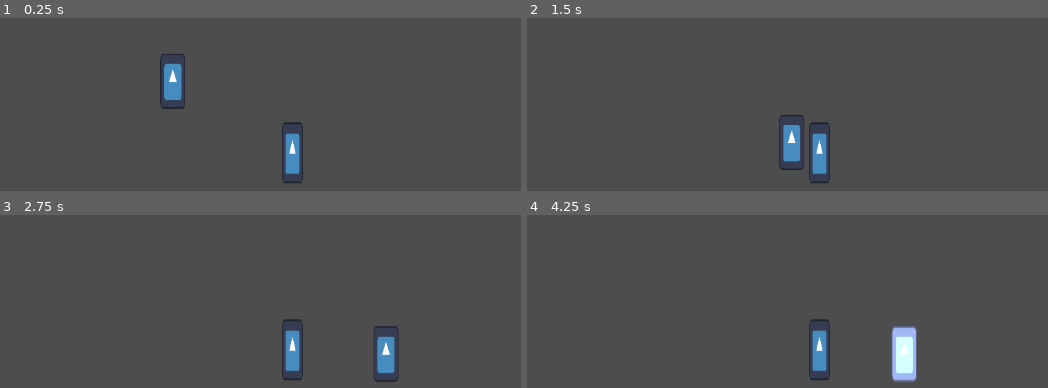
Above: before the commit, frames 1-4 (two rows, left to right).
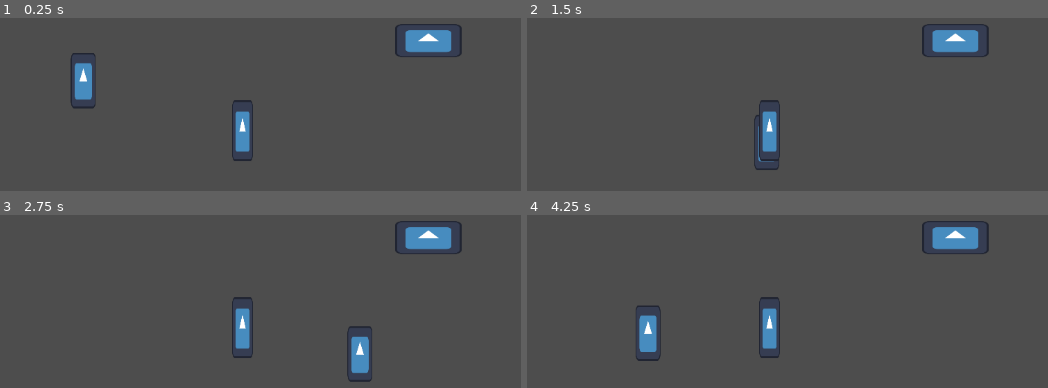
Above: after the commit, the same moments.

Repository: SamHam251/Tutle
Game: Godot game, scene res://scenes/test_scene.tscn
The game is run twice, just before and just after one commit, with the same random seed, the same clock (stepped at 60 frames per second) and the same inputs. The engine's default icon, where the game draws it, is replaced by a stand-in: a white triangle on a blue panel in a dark square.
Inputs (mouse positions are in pixels of both pictures, inside the frame that each line leads up to):
- Up to frame 1 (0.25 s): no input
- Up to frame 2 (1.5 s): tap Enter (ui_accept) at 0.5, 0.77, 0.8, 1.07, 1.35 s; move the mouse to (928, 68) at 0.52 s; hold Right (ui_right) from 0.53 s (still down); right-click (928, 68) at 0.6 s; move the mouse to (589, 113) at 1.27 s
- Up to frame 3 (2.75 s): tap Enter (ui_accept) at 1.52, 1.82, 2.3 s; right-click (62, 310) at 1.55 s; move the mouse to (outside the picture) at 2.02 s; release Right (ui_right) at 2.03 s; hold Left (ui_left) from 2.03 s (still down); right-click (outside the picture) at 2.1 s
- Up to frame 4 (4.25 s): move the mouse to (709, 377) at 2.77 s; release Left (ui_left) at 2.78 s; hold Right (ui_right) from 2.78 s (still down); right-click (709, 377) at 2.85 s; tap Enter (ui_accept) at 3.02, 3.32, 3.6, 3.77, 4.07 s; move the mouse to (990, 355) at 3.52 s

The runs differ from the first frame. In frame 1, 5.3% of the frame differs, in the area x 13-89%, y 3-96%; in frame 2, 4.4%; in frame 3, 5.4%; in frame 4, 5.8%, in the area x 20-89%, y 3-97%.

Commit message:
Enemy tweak, player tweak
Will be adding enemy air later

Diff:
--- a/character_body_2d.gd
+++ b/character_body_2d.gd
@@ -3,7 +3,7 @@
 
 const SPEED = 300.0
 const JUMP_VELOCITY = -400.0
-@onready var ParryTimer = $"../ParryTimer"
+@onready var ParryTimer = $"ParryTimer"
 @onready var original_color = $Sprite2D.modulate
 var up_or_down = 0
 var slashable = true
@@ -40,11 +40,11 @@
 		$Sprite2D.modulate = Color(original_color.r * 10, original_color.g * 10, original_color.b * 10, original_color.a)
 		ParryTimer.start()
 
-
 func _on_parry_timer_timeout() -> void:
 	$Sprite2D.modulate = original_color
 	Global.parry = false
 	Global.parried = false
+	print("hey")
 
 
 func _on_slash_timer_timeout() -> void:
@@ -61,4 +61,4 @@
 func update_facing_direction():
 	var direction = Input.get_vector("ui_left", "ui_right", "ui_up", "ui_down")
 	#if direction
-	print(direction)
+	#print(direction)
--- a/player.tscn
+++ b/player.tscn
@@ -8,45 +8,43 @@
 [sub_resource type="RectangleShape2D" id="RectangleShape2D_g4v7s"]
 size = Vector2(19, 29)
 
-[node name="Player" type="Node2D" unique_id=1982827751]
-
-[node name="PlayerBody" type="CharacterBody2D" parent="." unique_id=1280693685]
+[node name="Player" type="CharacterBody2D" unique_id=592343652 groups=["friendly"]]
 collision_layer = 17
 script = ExtResource("1_onrkg")
 
-[node name="CollisionShape2D" type="CollisionShape2D" parent="PlayerBody" unique_id=187735370]
+[node name="CollisionShape2D" type="CollisionShape2D" parent="." unique_id=187735370]
 shape = SubResource("CapsuleShape2D_g4v7s")
 
-[node name="Sprite2D" type="Sprite2D" parent="PlayerBody" unique_id=261331796]
+[node name="Sprite2D" type="Sprite2D" parent="." unique_id=261331796]
 position = Vector2(-0.4999981, -1)
 scale = Vector2(0.14843751, 0.24999999)
 texture = ExtResource("1_4flbx")
 
-[node name="RightSlash" type="Area2D" parent="PlayerBody" unique_id=848582825]
+[node name="RightSlash" type="Area2D" parent="." unique_id=848582825]
 monitoring = false
 
-[node name="CollisionShape2D" type="CollisionShape2D" parent="PlayerBody/RightSlash" unique_id=101777484]
+[node name="CollisionShape2D" type="CollisionShape2D" parent="RightSlash" unique_id=101777484]
 position = Vector2(18.5, -1.5)
 shape = SubResource("RectangleShape2D_g4v7s")
 
-[node name="UpSlash" type="Area2D" parent="PlayerBody" unique_id=1044539735]
+[node name="UpSlash" type="Area2D" parent="." unique_id=1044539735]
 monitoring = false
 
-[node name="CollisionShape2D" type="CollisionShape2D" parent="PlayerBody/UpSlash" unique_id=2042208991]
+[node name="CollisionShape2D" type="CollisionShape2D" parent="UpSlash" unique_id=2042208991]
 position = Vector2(-1, -30)
 shape = SubResource("RectangleShape2D_g4v7s")
 
-[node name="Pogo" type="Area2D" parent="PlayerBody" unique_id=1905850997]
+[node name="Pogo" type="Area2D" parent="." unique_id=1905850997]
 monitoring = false
 
-[node name="CollisionShape2D" type="CollisionShape2D" parent="PlayerBody/Pogo" unique_id=794778084]
+[node name="CollisionShape2D" type="CollisionShape2D" parent="Pogo" unique_id=794778084]
 position = Vector2(-1, 28)
 shape = SubResource("RectangleShape2D_g4v7s")
 
-[node name="LeftSlash" type="Area2D" parent="PlayerBody" unique_id=48371204]
+[node name="LeftSlash" type="Area2D" parent="." unique_id=48371204]
 monitoring = false
 
-[node name="CollisionShape2D" type="CollisionShape2D" parent="PlayerBody/LeftSlash" unique_id=2028553016]
+[node name="CollisionShape2D" type="CollisionShape2D" parent="LeftSlash" unique_id=2028553016]
 position = Vector2(-19, -1)
 shape = SubResource("RectangleShape2D_g4v7s")
 
@@ -57,7 +55,3 @@
 [node name="SlashTimer" type="Timer" parent="." unique_id=525837217]
 wait_time = 0.2
 one_shot = true
-
-[connection signal="body_entered" from="PlayerBody/LeftSlash" to="PlayerBody" method="_on_left_slash_body_entered"]
-[connection signal="timeout" from="ParryTimer" to="PlayerBody" method="_on_parry_timer_timeout"]
-[connection signal="timeout" from="SlashTimer" to="PlayerBody" method="_on_slash_timer_timeout"]
--- a/project.godot
+++ b/project.godot
@@ -18,3 +18,19 @@
 run/main_scene="uid://bodmhbgf8bybh"
 config/features=PackedStringArray("4.7", "Forward Plus")
 config/icon="res://icon.svg"
+
+[autoload]
+
+Global="*uid://ds45tmuhy7nk3"
+
+[global_group]
+
+friendly=""
+
+[input]
+
+Parry={
+"deadzone": 0.2,
+"events": [Object(InputEventMouseButton,"resource_local_to_scene":false,"resource_name":"","device":-1,"window_id":0,"alt_pressed":false,"shift_pressed":false,"ctrl_pressed":false,"meta_pressed":false,"button_mask":0,"position":Vector2(0, 0),"global_position":Vector2(0, 0),"factor":1.0,"button_index":2,"canceled":false,"pressed":false,"double_click":false,"script":null)
+]
+}
--- /dev/null
+++ b/scenes/enemy_air.tscn
@@ -0,0 +1,32 @@
+[gd_scene format=3 uid="uid://cygu13je36f3i"]
+
+[ext_resource type="Script" uid="uid://675xqyunanjm" path="res://scripts/enemy_air.gd" id="1_1wx6a"]
+[ext_resource type="Texture2D" uid="uid://barq67eed08is" path="res://icon.svg" id="1_a7ewt"]
+
+[sub_resource type="RectangleShape2D" id="RectangleShape2D_cvvuu"]
+size = Vector2(34, 14)
+
+[sub_resource type="CircleShape2D" id="CircleShape2D_a7ewt"]
+radius = 162.51923
+
+[node name="EnemyAir" type="CharacterBody2D" unique_id=1416769464]
+scale = Vector2(2, 2)
+collision_layer = 5
+script = ExtResource("1_1wx6a")
+
+[node name="Sprite2D" type="Sprite2D" parent="." unique_id=1886328244]
+scale = Vector2(0.37500003, 0.1875)
+texture = ExtResource("1_a7ewt")
+
+[node name="CollisionShape2D" type="CollisionShape2D" parent="." unique_id=1378516277]
+shape = SubResource("RectangleShape2D_cvvuu")
+
+[node name="DetectionRange" type="Area2D" parent="." unique_id=1769662769]
+collision_mask = 2
+
+[node name="CollisionShape2D" type="CollisionShape2D" parent="DetectionRange" unique_id=474396612]
+shape = SubResource("CircleShape2D_a7ewt")
+debug_color = Color(0.7, 0.7, 0.7, 0.13725491)
+
+[node name="RayCast2D" type="RayCast2D" parent="." unique_id=1872960686]
+target_position = Vector2(0, 100)
--- a/scenes/enemy.tscn
+++ b/scenes/enemy_ground.tscn
@@ -1,7 +1,7 @@
 [gd_scene format=3 uid="uid://b5myhbv8ntedf"]
 
-[ext_resource type="Script" uid="uid://nparxq5lq60g" path="res://scripts/enemy.gd" id="1_4gyqm"]
 [ext_resource type="Texture2D" uid="uid://barq67eed08is" path="res://icon.svg" id="1_7k104"]
+[ext_resource type="Script" uid="uid://nparxq5lq60g" path="res://scripts/enemy_ground.gd" id="1_s4x8n"]
 
 [sub_resource type="RectangleShape2D" id="RectangleShape2D_2fjjf"]
 size = Vector2(8, 25.5)
@@ -12,10 +12,10 @@
 [sub_resource type="RectangleShape2D" id="RectangleShape2D_ankee"]
 size = Vector2(184, 26)
 
-[node name="Enemy" type="CharacterBody2D" unique_id=593195625]
+[node name="EnemyGround" type="CharacterBody2D" unique_id=593195625]
 scale = Vector2(2, 2)
 collision_layer = 4
-script = ExtResource("1_4gyqm")
+script = ExtResource("1_s4x8n")
 
 [node name="Sprite2D" type="Sprite2D" parent="." unique_id=1183939404]
 scale = Vector2(0.140625, 0.3125)
@@ -26,14 +26,14 @@
 shape = SubResource("RectangleShape2D_2fjjf")
 
 [node name="DetectionRange" type="Area2D" parent="." unique_id=156871943]
-collision_mask = 2
+collision_mask = 16
 
 [node name="CollisionShape2D" type="CollisionShape2D" parent="DetectionRange" unique_id=684884795]
 shape = SubResource("CircleShape2D_ia1lp")
 debug_color = Color(0.7, 0.7, 0.7, 0.13725491)
 
 [node name="DashRange" type="Area2D" parent="." unique_id=1685161382]
-collision_mask = 3
+collision_mask = 17
 
 [node name="CollisionShape2D" type="CollisionShape2D" parent="DashRange" unique_id=1530890148]
 shape = SubResource("RectangleShape2D_ankee")
--- /dev/null
+++ b/scenes/game.tscn
@@ -0,0 +1,24 @@
+[gd_scene format=3 uid="uid://dsv1yaispraxf"]
+
+[ext_resource type="Texture2D" uid="uid://barq67eed08is" path="res://icon.svg" id="1_uwrxv"]
+[ext_resource type="PackedScene" uid="uid://oy67rn0cumj3" path="res://player.tscn" id="2_yqjtg"]
+
+[sub_resource type="RectangleShape2D" id="RectangleShape2D_cvvuu"]
+size = Vector2(1650, 152)
+
+[node name="Game" type="Node2D" unique_id=1783197433]
+
+[node name="StaticBody2D" type="StaticBody2D" parent="." unique_id=708615000]
+
+[node name="CollisionShape2D" type="CollisionShape2D" parent="StaticBody2D" unique_id=344124560]
+position = Vector2(572, 595)
+shape = SubResource("RectangleShape2D_cvvuu")
+
+[node name="Sprite2D" type="Sprite2D" parent="StaticBody2D/CollisionShape2D" unique_id=145422301]
+position = Vector2(-1.2636185e-05, -1.50203705e-05)
+scale = Vector2(12.890625, 1.1875)
+texture = ExtResource("1_uwrxv")
+
+[node name="Player" parent="." unique_id=592343652 instance=ExtResource("2_yqjtg")]
+position = Vector2(272, 441)
+scale = Vector2(2, 2)
--- a/scenes/target_dummy.tscn
+++ b/scenes/target_dummy.tscn
@@ -5,8 +5,8 @@
 [sub_resource type="RectangleShape2D" id="RectangleShape2D_cvvuu"]
 size = Vector2(16, 73)
 
-[node name="TargetDummy" type="CharacterBody2D" unique_id=1033528923]
-collision_layer = 2
+[node name="TargetDummy" type="CharacterBody2D" unique_id=1033528923 groups=["friendly"]]
+collision_layer = 16
 
 [node name="Sprite2D" type="Sprite2D" parent="." unique_id=1162025506]
 scale = Vector2(0.23437497, 0.68750006)
--- a/scenes/test_scene.tscn
+++ b/scenes/test_scene.tscn
@@ -1,14 +1,12 @@
 [gd_scene format=3 uid="uid://bodmhbgf8bybh"]
 
-[ext_resource type="PackedScene" uid="uid://b5myhbv8ntedf" path="res://scenes/enemy.tscn" id="1_j8ivh"]
+[ext_resource type="PackedScene" uid="uid://b5myhbv8ntedf" path="res://scenes/enemy_ground.tscn" id="1_j8ivh"]
 [ext_resource type="PackedScene" uid="uid://c7st1jkhe1230" path="res://scenes/target_dummy.tscn" id="2_nd71p"]
+[ext_resource type="PackedScene" uid="uid://cygu13je36f3i" path="res://scenes/enemy_air.tscn" id="3_nd71p"]
 
 [sub_resource type="WorldBoundaryShape2D" id="WorldBoundaryShape2D_cvvuu"]
 
 [node name="TestScene" type="Node2D" unique_id=237825052]
-
-[node name="Enemy" parent="." unique_id=593195625 instance=ExtResource("1_j8ivh")]
-position = Vector2(454, 282)
 
 [node name="TestFloor" type="StaticBody2D" parent="." unique_id=1354835978]
 
@@ -16,5 +14,11 @@
 position = Vector2(540, 458)
 shape = SubResource("WorldBoundaryShape2D_cvvuu")
 
-[node name="TargetDummy" parent="." unique_id=1033528923 groups=["friendly"] instance=ExtResource("2_nd71p")]
-position = Vector2(674, 414)
+[node name="EnemyGround" parent="." unique_id=593195625 instance=ExtResource("1_j8ivh")]
+position = Vector2(325, 281)
+
+[node name="EnemyAir" parent="." unique_id=1416769464 instance=ExtResource("3_nd71p")]
+position = Vector2(870, 252)
+
+[node name="TargetDummy" parent="." unique_id=1033528923 instance=ExtResource("2_nd71p")]
+position = Vector2(602, 382)
--- /dev/null
+++ b/scenes/test_scene_2.tscn
@@ -0,0 +1,25 @@
+[gd_scene format=3 uid="uid://bxo1yrta55v24"]
+
+[ext_resource type="PackedScene" uid="uid://b5myhbv8ntedf" path="res://scenes/enemy_ground.tscn" id="1_r8opr"]
+[ext_resource type="PackedScene" uid="uid://cygu13je36f3i" path="res://scenes/enemy_air.tscn" id="2_4ol47"]
+[ext_resource type="PackedScene" uid="uid://oy67rn0cumj3" path="res://player.tscn" id="3_4ol47"]
+
+[sub_resource type="WorldBoundaryShape2D" id="WorldBoundaryShape2D_i7v18"]
+
+[node name="TestScene2" type="Node2D" unique_id=1304894160]
+
+[node name="TestFloor" type="StaticBody2D" parent="." unique_id=1775672019]
+
+[node name="CollisionShape2D" type="CollisionShape2D" parent="TestFloor" unique_id=1596271423]
+position = Vector2(540, 458)
+shape = SubResource("WorldBoundaryShape2D_i7v18")
+
+[node name="EnemyGround" parent="." unique_id=593195625 instance=ExtResource("1_r8opr")]
+position = Vector2(325, 281)
+
+[node name="EnemyAir" parent="." unique_id=1416769464 instance=ExtResource("2_4ol47")]
+position = Vector2(870, 252)
+
+[node name="Player" parent="." unique_id=592343652 instance=ExtResource("3_4ol47")]
+position = Vector2(692, 389)
+scale = Vector2(2, 2)
--- /dev/null
+++ b/scripts/enemy_air.gd
@@ -0,0 +1,21 @@
+extends CharacterBody2D
+
+const SPEED = 300.0
+const HOVER_HEIGHT = -1000  # average height above the ground to hover
+
+
+func _physics_process(delta: float) -> void:
+
+	# Handle jump.
+	if Input.is_action_just_pressed("ui_accept") and is_on_floor():
+		pass
+
+	# Get the input direction and handle the movement/deceleration.
+	# As good practice, you should replace UI actions with custom gameplay actions.
+	'''var direction := Input.get_axis("ui_left", "ui_right")
+	if direction:
+		velocity.x = direction * SPEED
+	else:
+		velocity.x = move_toward(velocity.x, 0, SPEED)'''
+
+	move_and_slide()
--- a/scripts/enemy.gd
+++ b/scripts/enemy_ground.gd
@@ -41,6 +41,7 @@
 
 	# sign(position.x - target.position.x) is positive if the player is on the right, and negative if the player is on the left.
 	hover_target = target.position.x + (HOVER_RANGE * 0.8 * sign(position.x - target.position.x))
+	print(target.position.x)
 
 	if hover_target > position.x:  # hover around the left side
 		velocity.x = move_toward(velocity.x, SPEED, ACCELERATION)
@@ -84,10 +85,10 @@
 	action_timer.start(randf_range(ACTION_COOLDOWN_MIN, ACTION_COOLDOWN_MAX))
 
 func _on_detection_range_body_entered(body: Node2D) -> void:
-	# print("thing")
+	print([body.is_in_group("friendly"), target])
 	if body.is_in_group("friendly") and target == null:
 		target = body
-		print(target)
+		print("targeted")
 
 func _on_dash_range_body_entered(body: Node2D) -> void:
 	if body == target:
Not shown, added: scripts/enemy_air.gd.uid
Renamed: scripts/enemy.gd.uid -> scripts/enemy_ground.gd.uid
Not shown, added: scenes/test_scene.tscn7329255168.tmp
